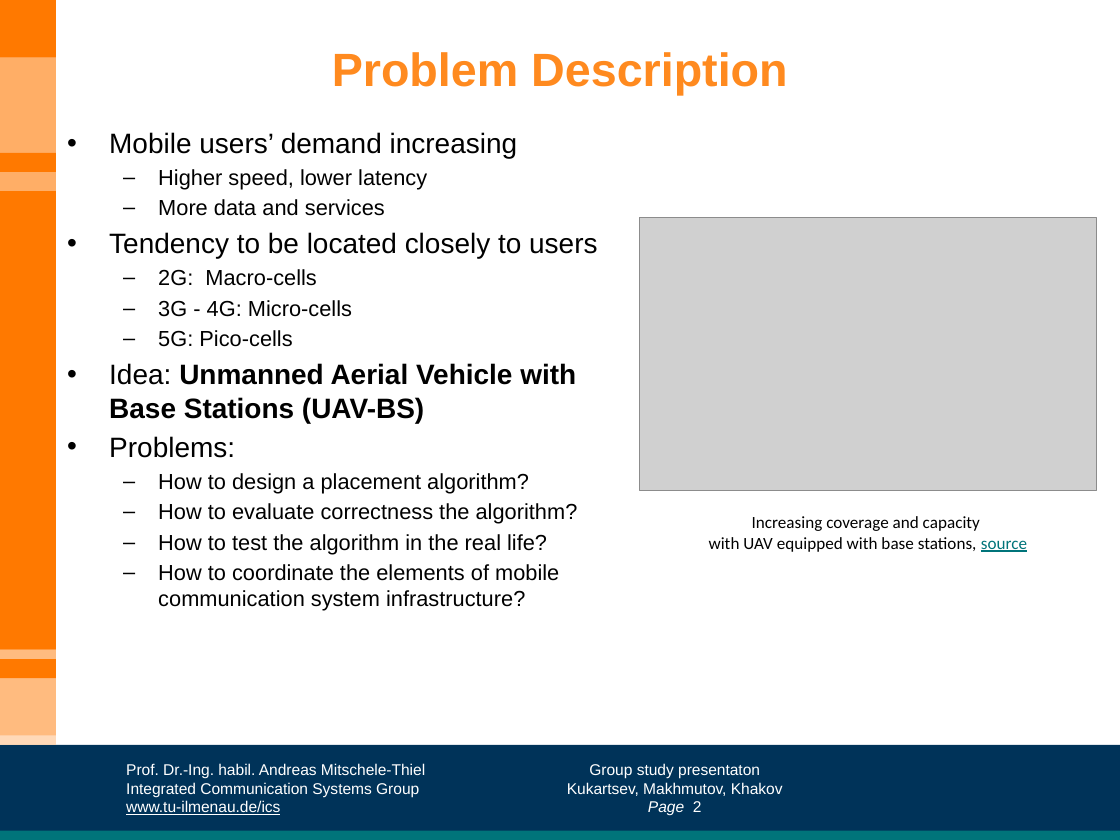
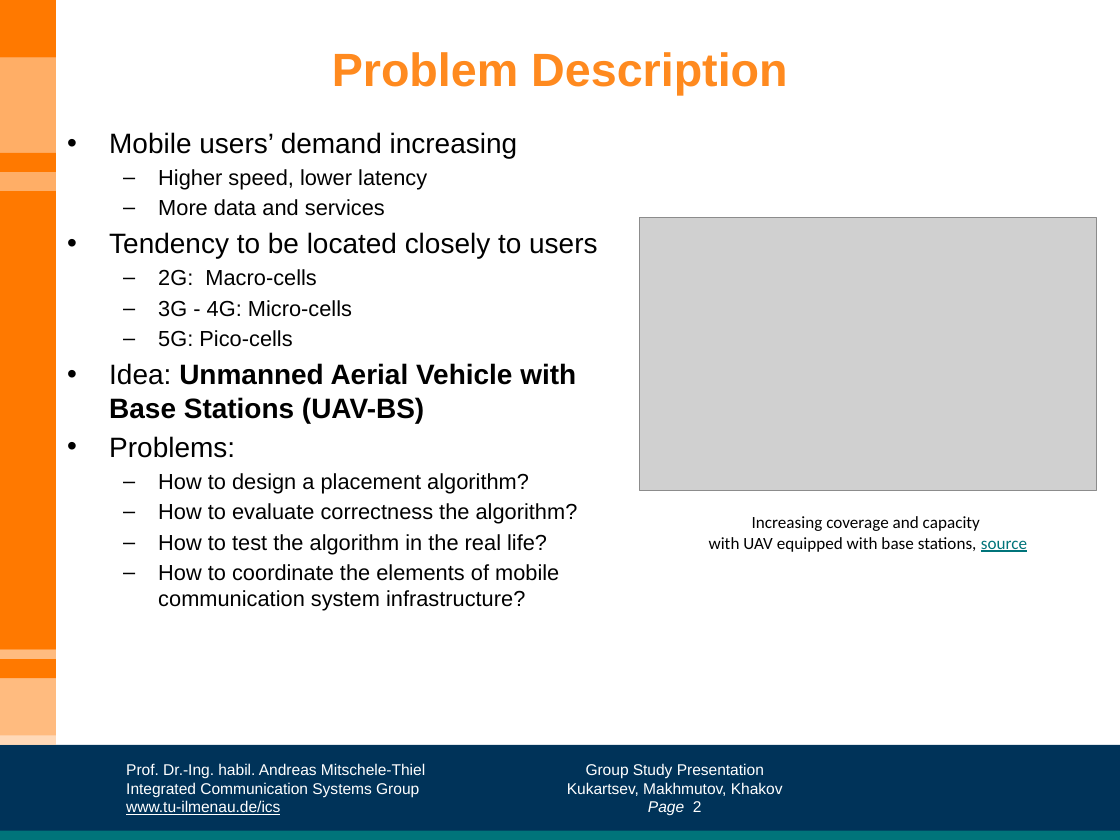
Before and after one commit to Kirkirillka/GPS_Tracker, a slide deck: slide 2 of docs/presentation/GroupStudy-presentation.pptx. Drawn at 1120x840 pixels with LibreOffice and Linux fonts; fonts in the diff are those of the drawing; grey boxes stand for pictures; background and template pictures are left out. Boxes give left, top, right and bottom in pixels: in the first picture for what was removed or moved away, otherwise in the second. Text is boxed around its words. In the diff, an @@ line names an element or a change of style, - is before the commit and + after.

```diff
--- a/docs/presentation/GroupStudy-presentation.pptx
+++ b/docs/presentation/GroupStudy-presentation.pptx
@@ text at <box>586,763,764,778</box>: text changed @@
-Group study presentaton
+Group Study Presentation
```
Also in this commit, not shown: 2 other slides changed, 1 slide added, 4 other files.
